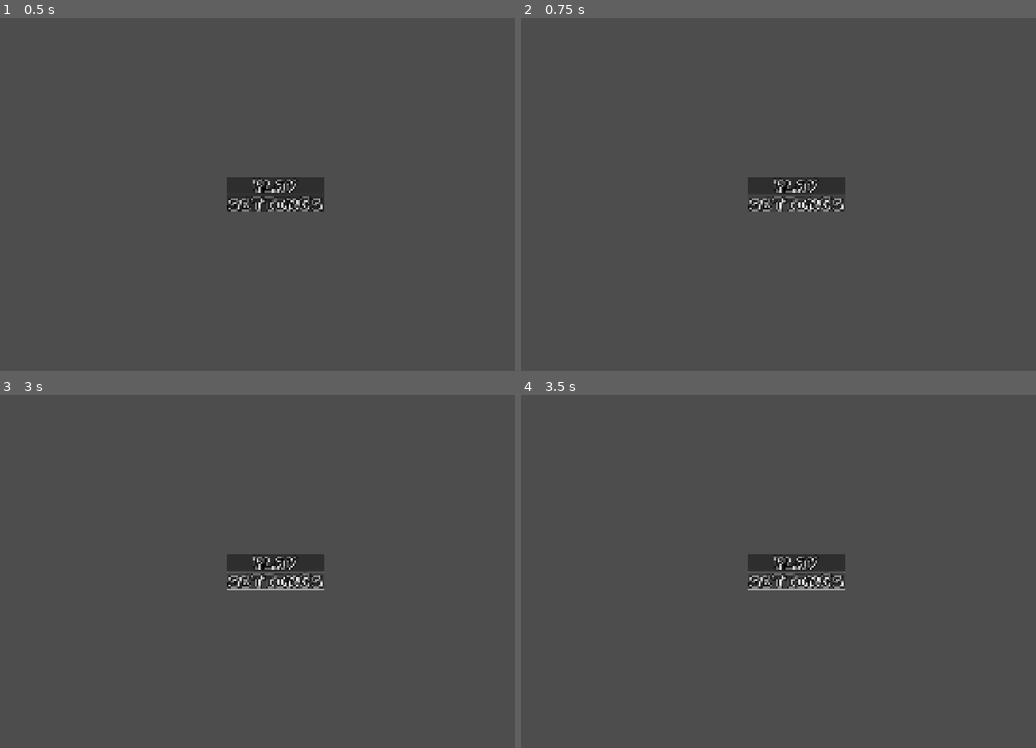
Above: before the commit, frames 1-4 (two rows, left to right).
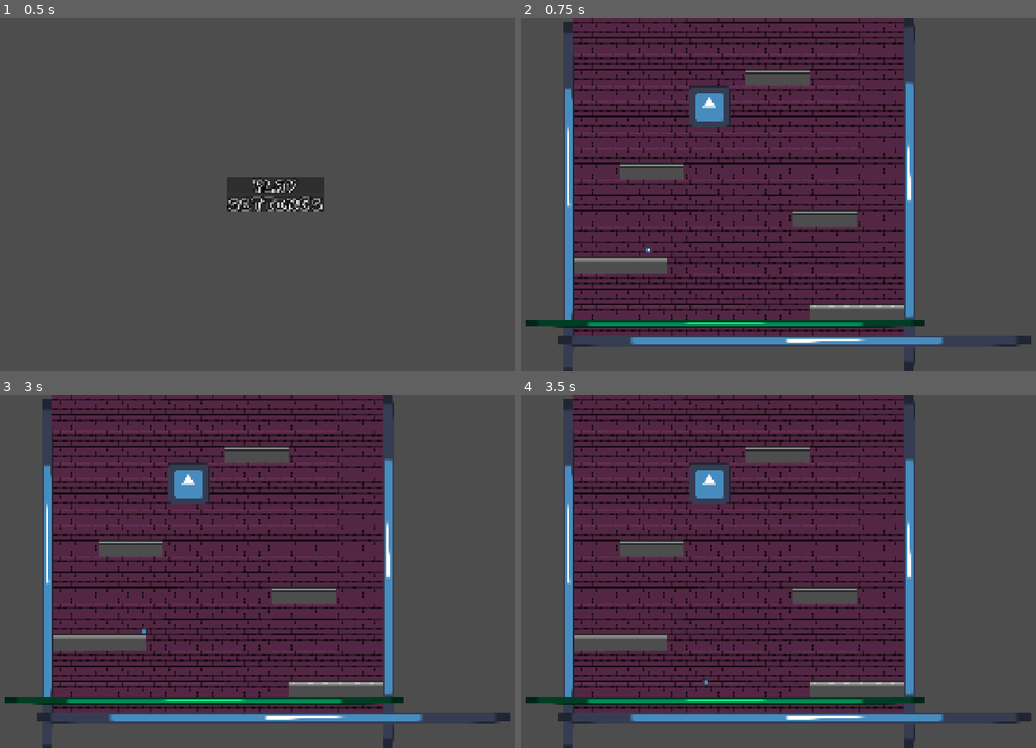
Above: after the commit, the same moments.

Repository: mokoszerosy/giera-dzamik-v4
Game: Godot game, scene res://scenes/main_menu.tscn
Same seed, same stepped clock (60 frames per second), same inputs: the game is played once before the commit and once after it. The engine's default icon, where the game draws it, is replaced by a stand-in: a white triangle on a blue panel in a dark square.
Inputs (mouse positions are in pixels of both pictures, inside the frame that each line leads up to):
- Up to frame 1 (0.5 s): no input
- Up to frame 2 (0.75 s): click "Play" at 0.5 s
- Up to frame 3 (3 s): click (278, 560) at 1.25 s, where only the run before the commit has a clickable "Play"; click (278, 582) at 2 s, where only the run before the commit has a clickable "Settings"; hold Right (move_right) from 2.78 s (still down)
- Up to frame 4 (3.5 s): keep holding Right (move_right)

Frame 1 is identical in both runs. In frame 2, 59% of the frame differs, in the area x 0-100%, y 0-100%; in frame 3, 59%; in frame 4, 59%.

Commit message:
fix: fuck fuck fuck fuck fuck

Diff:
--- a/gieranadzamik4/scenes/main_menu.tscn
+++ b/gieranadzamik4/scenes/main_menu.tscn
@@ -27,7 +27,7 @@
 [node name="SoundButton" parent="VBoxContainer" unique_id=310435706 instance=ExtResource("1_l6cm7")]
 layout_mode = 2
 text = "Play"
-transfer = "res://scenes/main_menu.tscn"
+transfer = "res://scenes/levels/base_level.tscn"
 
 [node name="SoundButton2" parent="VBoxContainer" unique_id=449613381 instance=ExtResource("1_l6cm7")]
 layout_mode = 2
